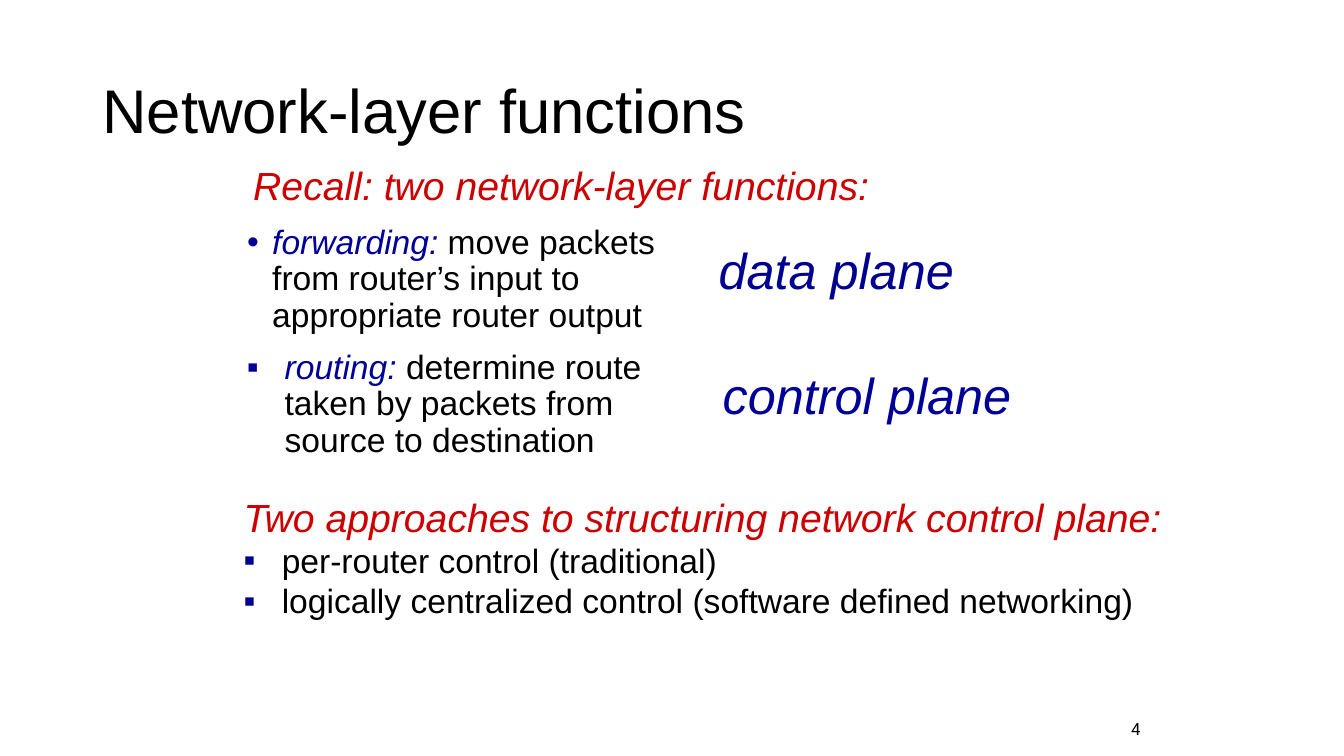
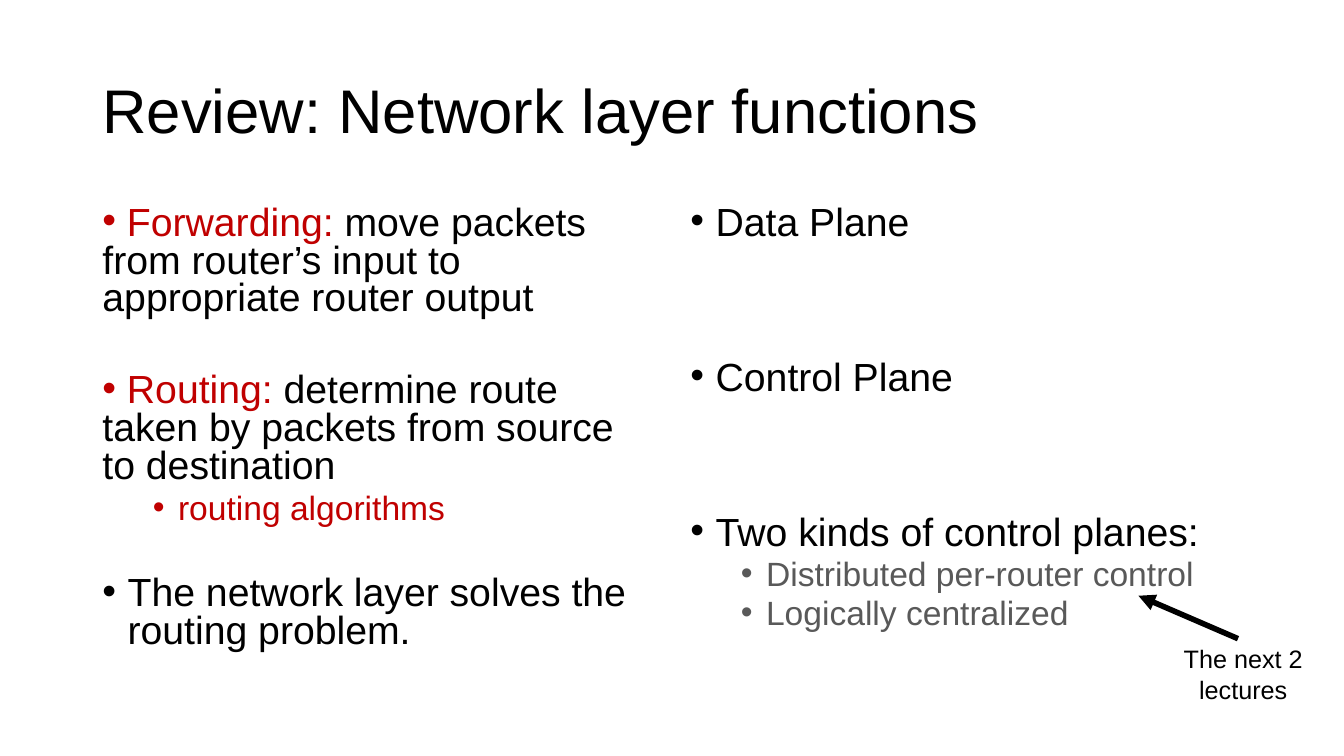
Before and after one commit to ngsrinivas/coursegen, a slide deck: slide 4 of ex/352-S21/staging/352-S21/lectures/network-intradomain-routing.pptx. Drawn at 1344x756 pixels with LibreOffice and Linux fonts; fonts in the diff are those of the drawing. Boxes give left, top, right and bottom in pixels: in the first picture for what was removed or moved away, otherwise in the second. Text is boxed around its words. In the diff, an @@ line names an element or a change of style, - is before the commit and + after.

```diff
--- a/ex/352-S21/staging/352-S21/lectures/network-intradomain-routing.pptx
+++ b/ex/352-S21/staging/352-S21/lectures/network-intradomain-routing.pptx
@@ title at [102,88,978,145]: text changed @@
-Network-layer functions
+Review: Network layer functions
@@ text removed at [253,171,869,208] @@
-Recall: two network-layer functions:
@@ text at [102,207,626,652]: text changed; size 24 to 28 pt @@
-• forwarding: move packets from router’s input to appropriate router output
+• Forwarding: move packets from router’s input to appropriate router output
+• Routing: determine route taken by packets from source to destination
+  • routing algorithms
+• The network layer solves the routing problem.
@@ text added at [716,207,1198,632], 24 pt, text #595959 @@
+• Data Plane
+• Control Plane
+• Two kinds of control planes:
+  • Distributed per-router control
+  • Logically centralized
@@ text removed at [719,252,954,299] @@
-data plane
@@ text removed at [285,354,642,453] @@
-▪ routing: determine route taken by packets from source to destination
@@ text removed at [723,377,1011,424] @@
-control plane
@@ text removed at [244,503,1162,620] @@
-Two approaches to structuring network control plane:
-▪ per-router control (traditional)
-▪ logically centralized control (software defined networking)
@@ arrow added from (1238, 639) to (1138, 596), #000000 4 pt @@
@@ text added at [1184,649,1303,700], 18 pt, text #000000 @@
+The next 2 lectures
@@ page number removed at [1131,723,1140,735] @@
-4
```
Also in this commit, not shown: 9 other slides changed, 19 slides added, 20 slides removed, 2 other files.
